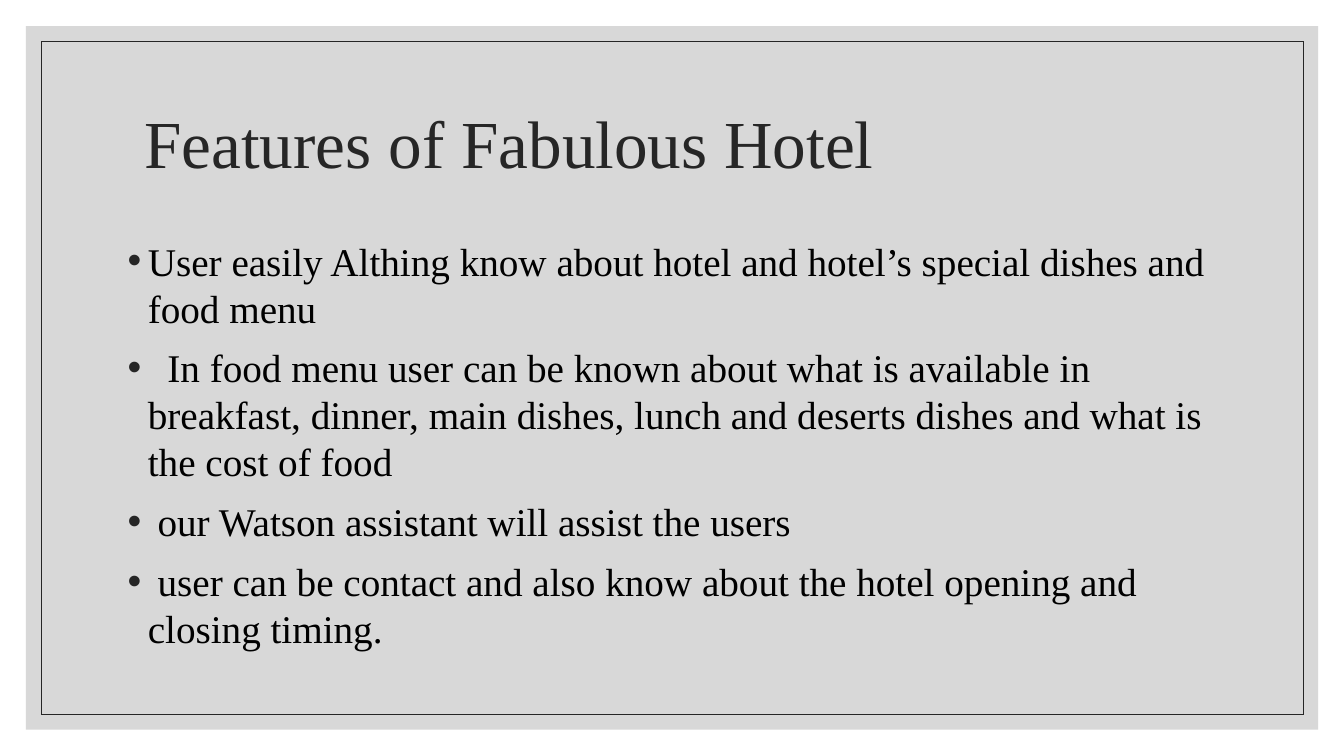
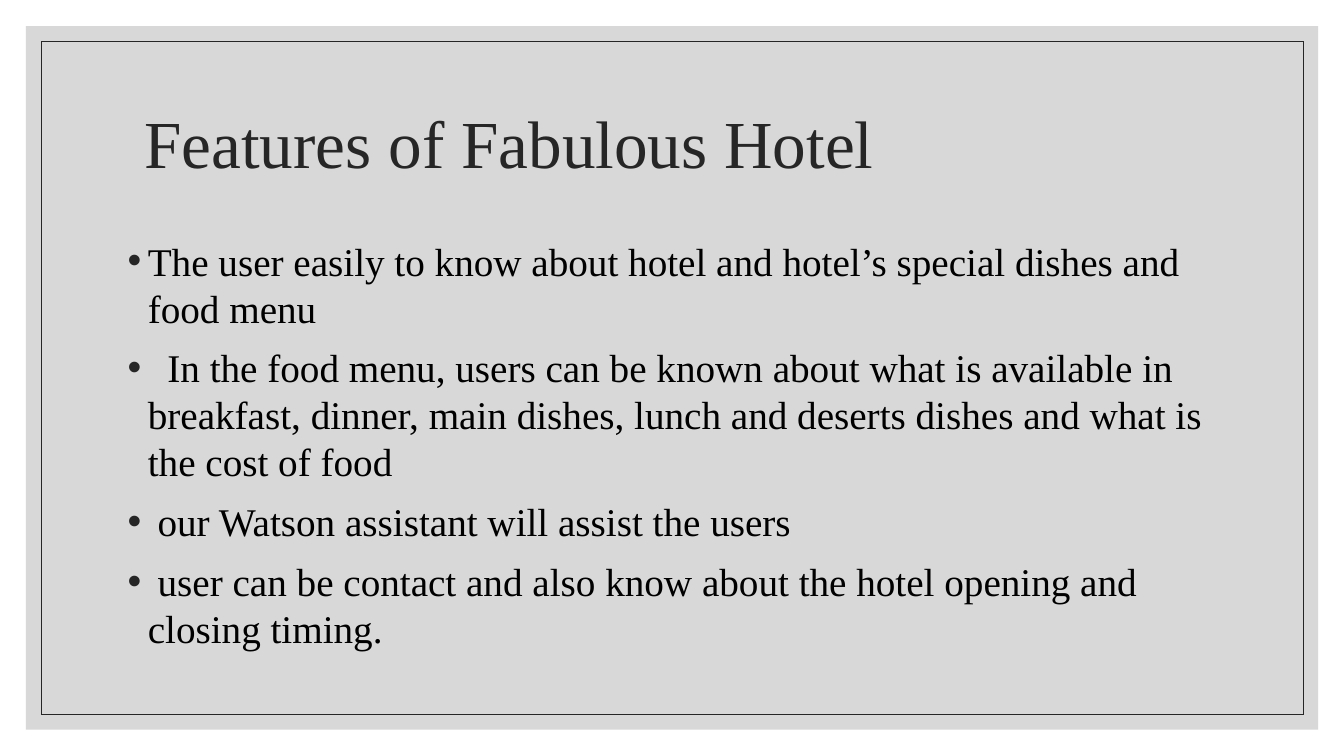
Before and after one commit to PUSHPAGHJH/Elective-module-1-project, a slide deck: slide 10 of Hotel Management System.pptx (slide 8 before the commit). Drawn at 1344x756 pixels with LibreOffice and Linux fonts; fonts in the diff are those of the drawing. Boxes give left, top, right and bottom in pixels: in the first picture for what was removed or moved away, otherwise in the second. Text is boxed around its words. In the diff, an @@ line names an element or a change of style, - is before the commit and + after.

```diff
--- a/Hotel Management System.pptx
+++ b/Hotel Management System.pptx
@@ text at (x1=148, y1=248, x2=1201, y2=477): text changed @@
-• User easily Althing know about hotel and hotel’s special dishes and food menu
-• In food menu user can be known about what is available in breakfast, dinner, main dishes, lunch and deserts dishes and what is the cost of food
+• The user easily to know about hotel and hotel’s special dishes and food menu
+• In the food menu, users can be known about what is available in breakfast, dinner, main dishes, lunch and deserts dishes and what is the cost of food
```
Also in this commit, not shown: 7 other slides changed, 2 slides added.
